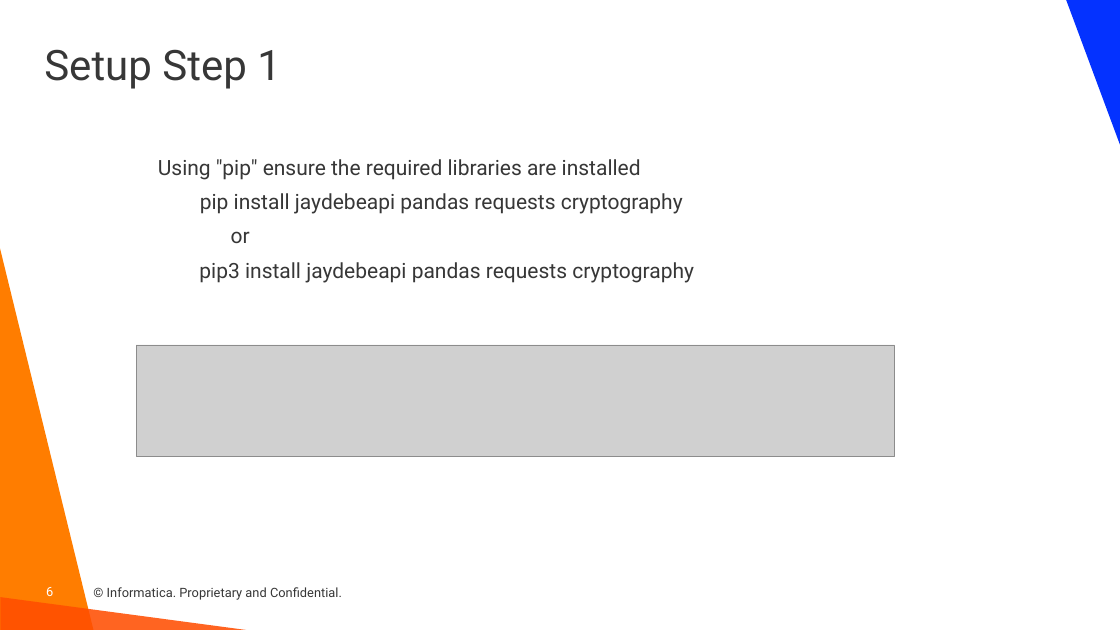
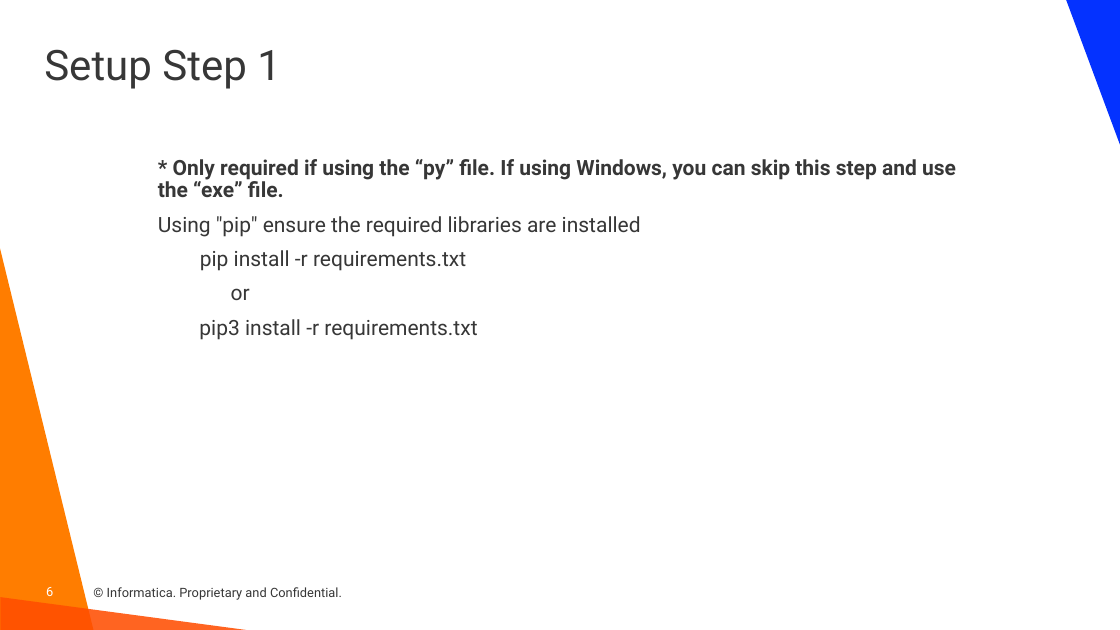
Before and after one commit to haystraw/Informatica_Databricks_Tag_Writer, a slide deck: slide 6 of CDGC Databricks Tag Writer.pptx. Drawn at 1120x630 pixels with LibreOffice and Linux fonts; fonts in the diff are those of the drawing; grey boxes stand for pictures; background and template pictures are left out. Boxes give left, top, right and bottom in pixels: in the first picture for what was removed or moved away, otherwise in the second. Text is boxed around its words. In the diff, an @@ line names an element or a change of style, - is before the commit and + after.

Commit message:
v20250709 Added pagination to searches to large environments Moved config parameters to config file, and added ability to override using command line parameters

```diff
--- a/CDGC Databricks Tag Writer.pptx
+++ b/CDGC Databricks Tag Writer.pptx
@@ text at bbox=[158, 159, 956, 197]: paragraph added @@
+* Only required if using the “py” file. If using Windows, you can skip this step and use the “exe” file.
@@ text at bbox=[200, 250, 466, 271]: text changed @@
-pip install jaydebeapi pandas requests cryptography
+pip install -r requirements.txt
@@ text at bbox=[199, 319, 477, 340]: text changed @@
-pip3 install jaydebeapi pandas requests cryptography
+pip3 install -r requirements.txt
@@ picture removed at bbox=[136, 345, 895, 457] @@
```
Also in this commit, not shown: 5 other slides changed, 11 slides added, 7 other files.
